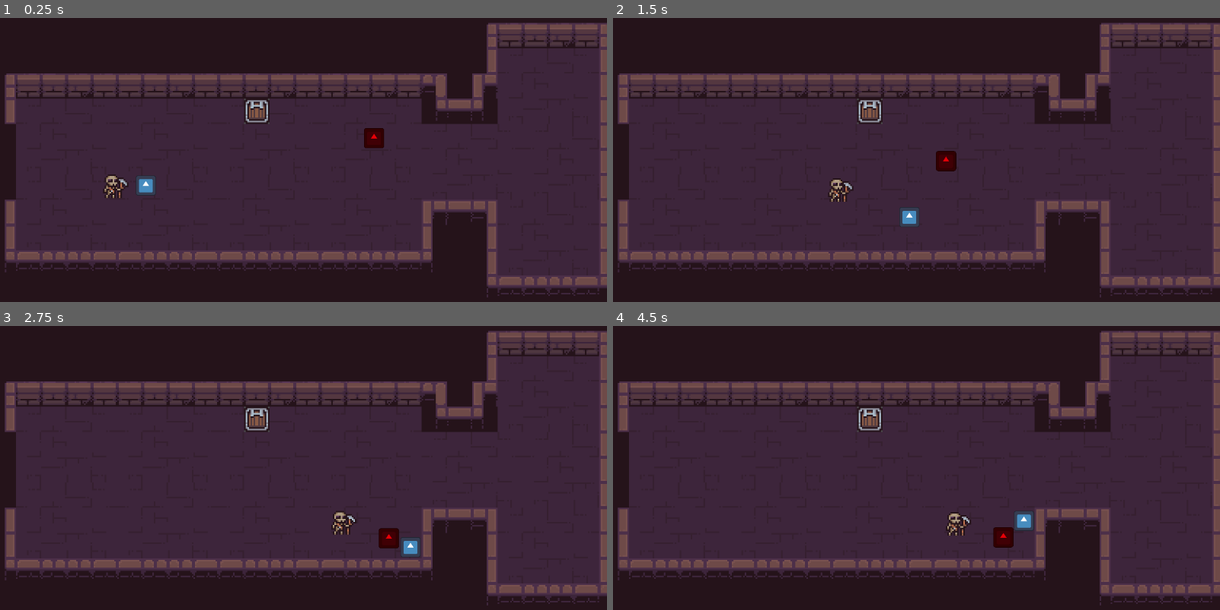
Above: before the commit, frames 1-4 (two rows, left to right).
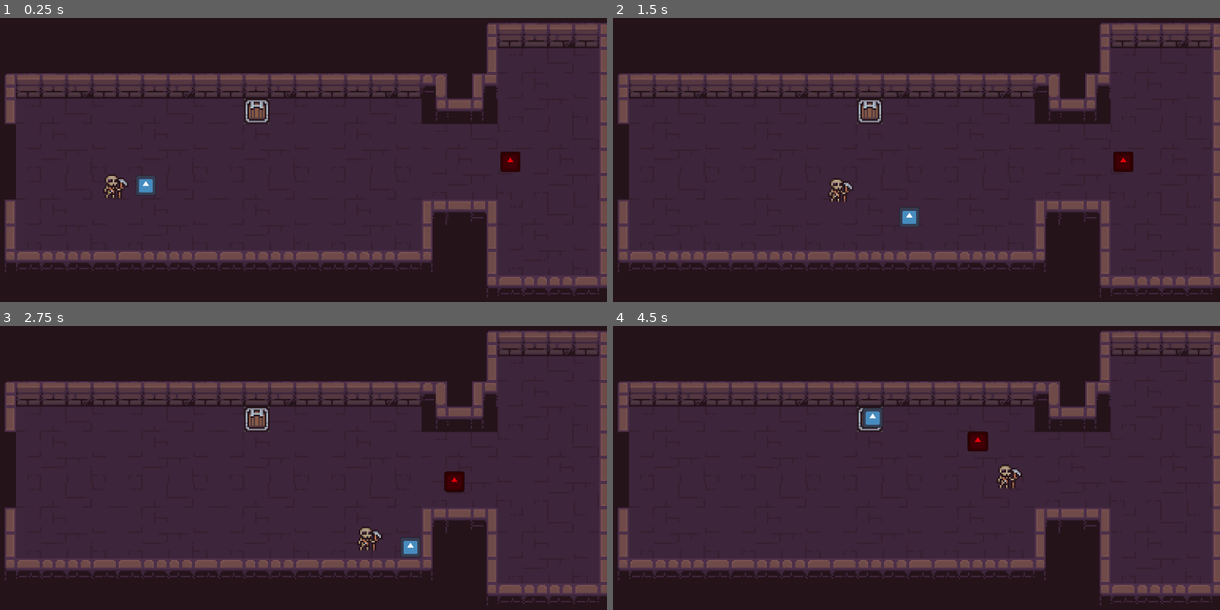
Above: after the commit, the same moments.

Repository: helionlf/Ex-companions
Game: Godot game, scene res://Scenes/lobby.tscn
Two runs of this game, one before a commit and one after it. Both use one fixed random seed, a clock stepped at 60 frames per second and the inputs below. The engine's default icon, where the game draws it, is replaced by a stand-in: a white triangle on a blue panel in a dark square.
Inputs:
- Up to frame 1 (0.25 s): no input
- Up to frame 2 (1.5 s): tap Enter at 0.5 s; hold Right (ui_right) 0.53-1.28 s; hold Down (ui_down) from 1.28 s (still down)
- Up to frame 3 (2.75 s): release Down (ui_down) at 2.03 s; hold Right (ui_right) from 2.03 s (still down)
- Up to frame 4 (4.5 s): release Right (ui_right) at 2.78 s; hold Up (ui_up) 2.78-3.53 s; hold Left (ui_left) from 3.53 s (still down)

The runs differ from the first frame. In frame 1, 0.5% of the frame differs, in the area x 59-86%, y 38-55%; in frame 2, 0.5%; in frame 3, 0.9%; in frame 4, 1.2%, in the area x 41-70%, y 28-79%.
Error after the commit: Invalid access to property or key 'owner_node' on a base object of type 'Area2D'. (res://Scripts/hurtbox.gd:11)

Commit message:
navegação por malha adicionada
ainda não desvia de obstáculos

Diff:
--- a/ex-companions-game/Scenes/enemy.tscn
+++ b/ex-companions-game/Scenes/enemy.tscn
@@ -54,6 +54,8 @@
 shape = SubResource("RectangleShape2D_bonb4")
 disabled = true
 
+[node name="NavigationAgent2D" type="NavigationAgent2D" parent="." unique_id=1638960892]
+
 [node name="Timer_attack" type="Timer" parent="." unique_id=1345869694]
 wait_time = 2.0
 one_shot = true
--- a/ex-companions-game/Scenes/lobby.tscn
+++ b/ex-companions-game/Scenes/lobby.tscn
@@ -4,6 +4,11 @@
 [ext_resource type="PackedScene" uid="uid://b1ngqk71yj2v7" path="res://Scenes/teste_companion.tscn" id="2_ssaqe"]
 [ext_resource type="PackedScene" uid="uid://djtiw6asvulim" path="res://Scenes/player.tscn" id="4_6c803"]
 [ext_resource type="PackedScene" uid="uid://bpncof2v6gajq" path="res://Scenes/enemy.tscn" id="4_cdtcn"]
+
+[sub_resource type="NavigationPolygon" id="NavigationPolygon_avk8s"]
+vertices = PackedVector2Array(662, 90, 662, 214, 618, 214, 618, 166, 550, 166, 550, 198, 314, 198, 314, 166, 307, 166, 307, 138, 314, 138, 550, 138, 314, 122, 550, 122, 618, 138, 618, 90)
+polygons = Array[PackedInt32Array]([PackedInt32Array(0, 1, 2, 3), PackedInt32Array(4, 5, 6, 7), PackedInt32Array(7, 8, 9, 10), PackedInt32Array(4, 7, 10, 11), PackedInt32Array(10, 12, 13, 11), PackedInt32Array(3, 4, 11, 14), PackedInt32Array(0, 3, 14), PackedInt32Array(0, 14, 15)])
+outlines = Array[PackedVector2Array]([PackedVector2Array(297, 96, 297, 216, 567, 216, 567, 183, 601, 183, 601, 232, 679, 232, 679, 64, 601, 64, 601, 96, 592, 96, 592, 112, 576, 112, 576, 96)])
 
 [sub_resource type="TileSetAtlasSource" id="TileSetAtlasSource_6c803"]
 texture = ExtResource("1_3nhmk")
@@ -142,7 +147,10 @@
 
 [node name="Lobby" type="Node2D" unique_id=215627956]
 
-[node name="TileMap" type="TileMap" parent="." unique_id=897305886]
+[node name="NavigationRegion2D" type="NavigationRegion2D" parent="." unique_id=981539682]
+navigation_polygon = SubResource("NavigationPolygon_avk8s")
+
+[node name="TileMap" type="TileMap" parent="NavigationRegion2D" unique_id=897305886]
 texture_filter = 1
 tile_set = SubResource("TileSet_cdtcn")
 format = 2
@@ -166,5 +174,5 @@
 position = Vector2(367, 168)
 
 [node name="enemy" parent="." unique_id=1907062819 node_paths=PackedStringArray("target") groups=["Enemy"] instance=ExtResource("4_cdtcn")]
-position = Vector2(530, 137)
+position = Vector2(616, 152)
 target = NodePath("../player")
--- a/ex-companions-game/Scripts/enemy.gd
+++ b/ex-companions-game/Scripts/enemy.gd
@@ -1,7 +1,7 @@
 extends CharacterBody2D
 
 
-@export var speed = 65.0
+@export var speed = 46.0
 @export var health = 5
 
 @export var chase_range = 100.0
@@ -9,6 +9,7 @@
 
 @export var target: CharacterBody2D
 
+@onready var navigation = $NavigationAgent2D
 @onready var time = $Timer_attack
 
 var can_attack = true
@@ -18,7 +19,9 @@
 	velocity = Vector2.ZERO
 
 	if chase_player() and !attack_player():
-		var direction = (target.global_position - global_position).normalized()
+		navigation.target_position = target.global_position
+		var next_position = navigation.get_next_path_position()
+		var direction = (next_position - global_position).normalized()
 		velocity = direction * speed
 		look_target()
 
